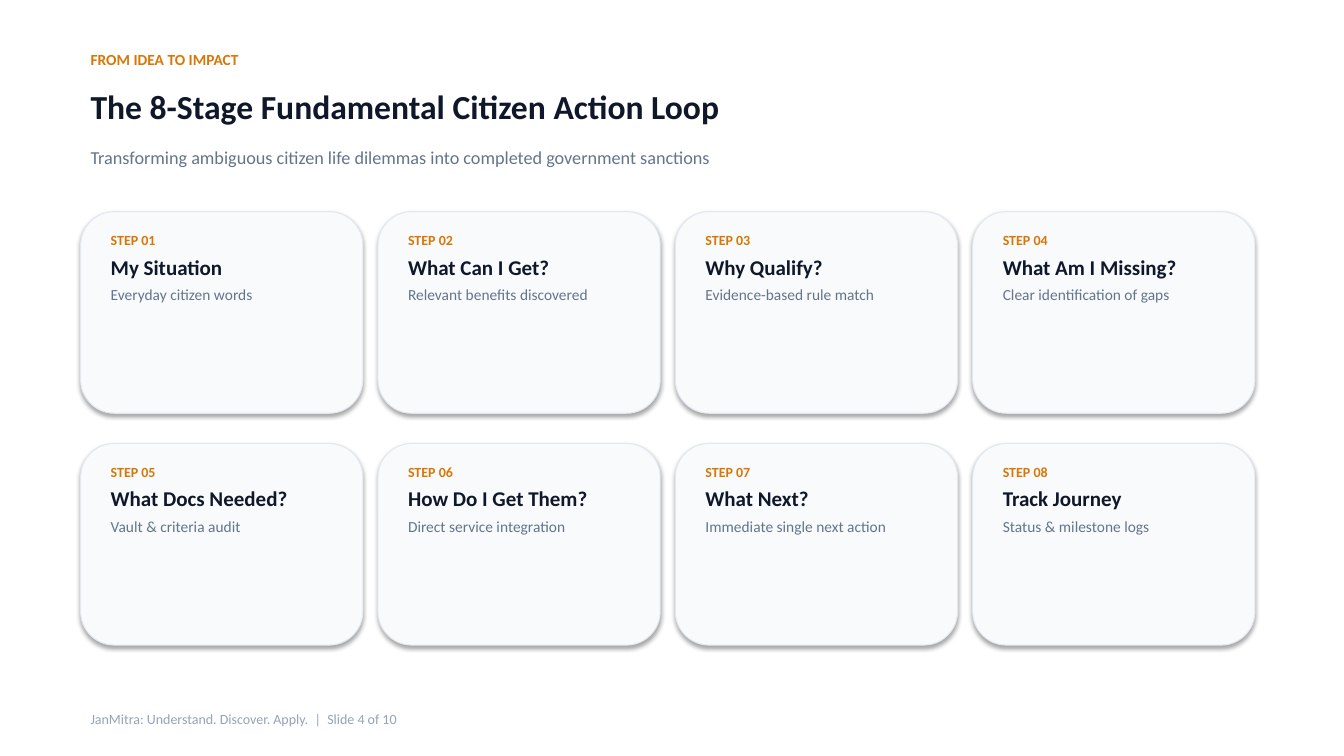
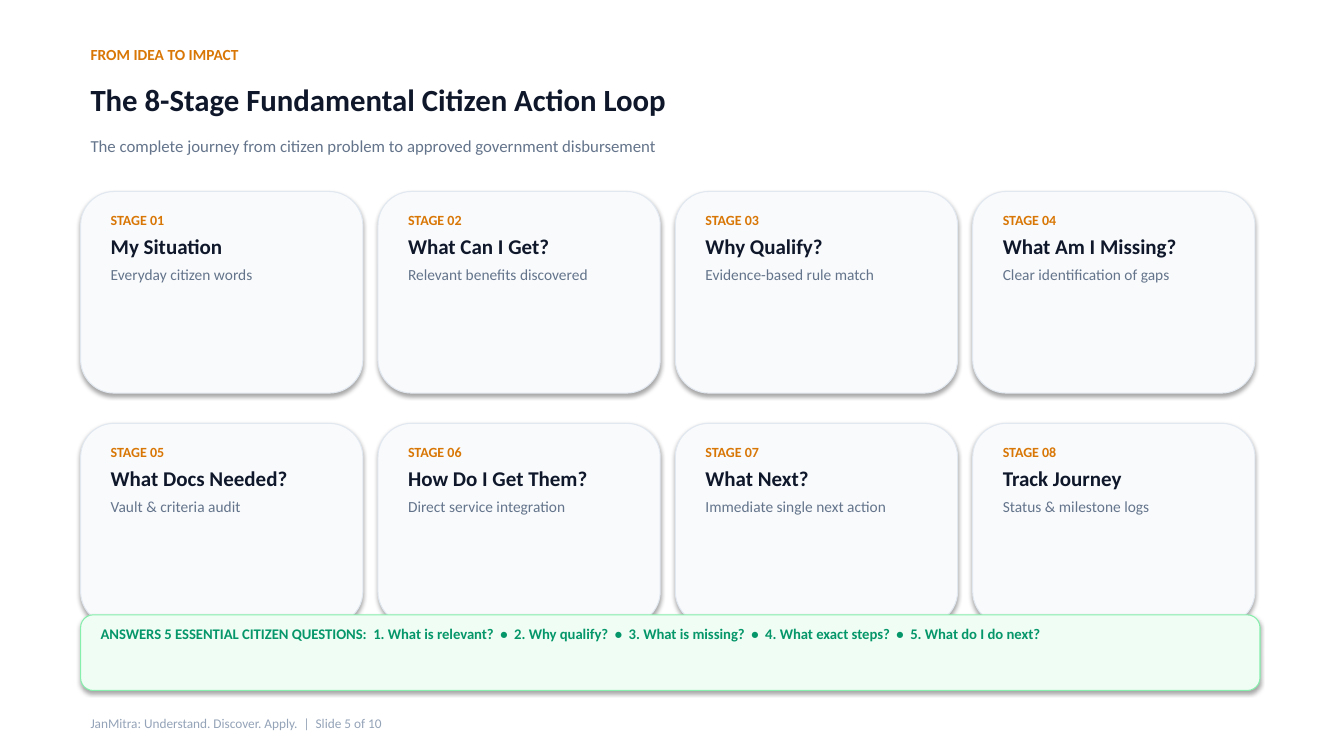
Before and after one commit to samenthamassey127-hue/JanMitra, a slide deck: slide 5 of JanMitra_Presentation.pptx (slide 4 before the commit). Drawn at 1344x756 pixels with LibreOffice and Linux fonts; fonts in the diff are those of the drawing. Boxes give left, top, right and bottom in pixels: in the first picture for what was removed or moved away, otherwise in the second. Text is boxed around its words. In the diff, an @@ line names an element or a change of style, - is before the commit and + after.

```diff
--- a/JanMitra_Presentation.pptx
+++ b/JanMitra_Presentation.pptx
@@ text "FROM IDEA TO IMPACT": place and size @@
-text "FROM IDEA TO IMPACT" at (91, 55, 239, 65)
+text "FROM IDEA TO IMPACT" at (91, 50, 239, 60)
@@ text "The 8-Stage Fundamental Citizen Action ..." at (91, 89, 666, 117): size 24 to 22 pt @@
@@ text at (91, 140, 655, 155): text changed; size 13 to 12 pt @@
-Transforming ambiguous citizen life dilemmas into completed government sanctions
+The complete journey from citizen problem to approved government disbursement
@@ text at (111, 216, 164, 225): text changed @@
-STEP 01
+STAGE 01
@@ text at (408, 215, 461, 225): text changed @@
-STEP 02
+STAGE 02
@@ text at (705, 216, 759, 225): text changed @@
-STEP 03
+STAGE 03
@@ text at (1003, 216, 1056, 225): text changed @@
-STEP 04
+STAGE 04
@@ text at (111, 448, 164, 457): text changed @@
-STEP 05
+STAGE 05
@@ text at (408, 447, 461, 457): text changed @@
-STEP 06
+STAGE 06
@@ text at (705, 448, 759, 457): text changed @@
-STEP 07
+STAGE 07
@@ 8 texts, 8 rounded rectangles: place and size @@
-8 texts, 8 rounded rectangles at (81, 212, 1255, 645)
+8 texts, 8 rounded rectangles at (81, 192, 1255, 625)
@@ text at (1003, 447, 1056, 457): text changed @@
-STEP 08
+STAGE 08
@@ rounded rectangle added at (81, 615, 1260, 691), fill #F0FDF4, outline #86EFAC 0.75 pt @@
@@ text added at (101, 628, 1041, 642), 10.5 pt, text #059669, bold @@
+ANSWERS 5 ESSENTIAL CITIZEN QUESTIONS: 1. What is relevant? • 2. Why qualify? • 3. What is missing? • 4. What exact steps? • 5. What do I do next?
@@ text at (91, 719, 381, 730): text changed; size 10 to 9.5 pt @@
-JanMitra: Understand. Discover. Apply. | Slide 4 of 10
+JanMitra: Understand. Discover. Apply. | Slide 5 of 10
```
Also in this commit, not shown: 6 other slides changed, 3 slides added, 3 slides removed.
